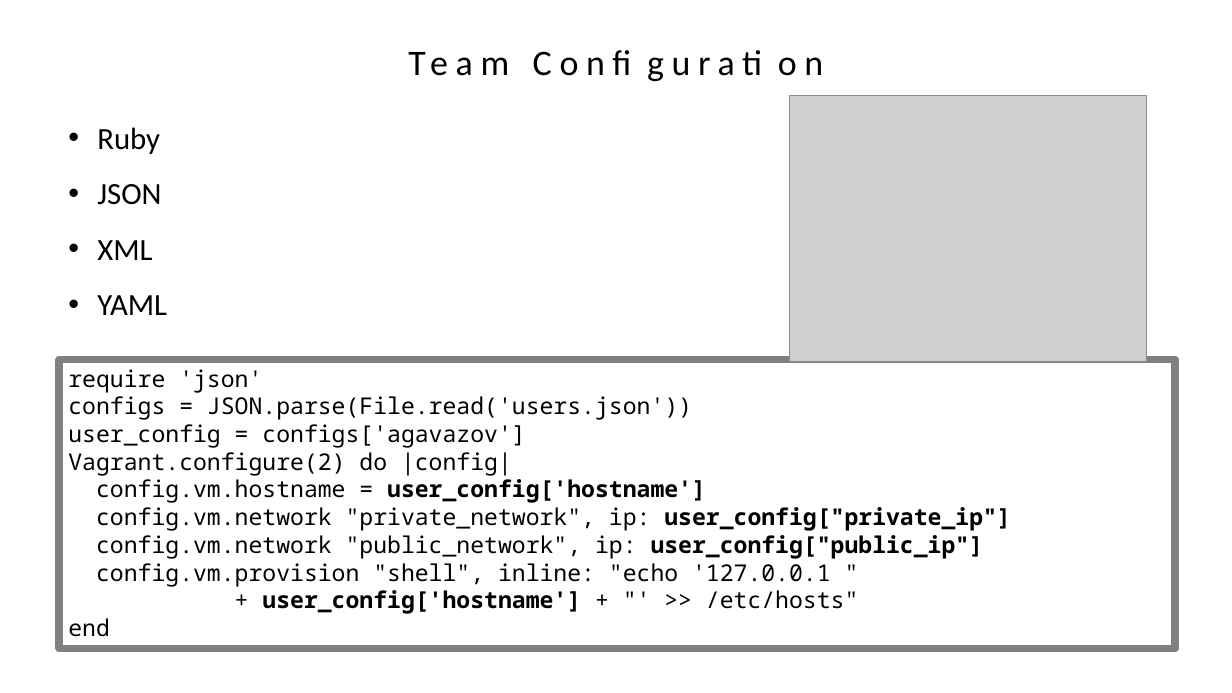
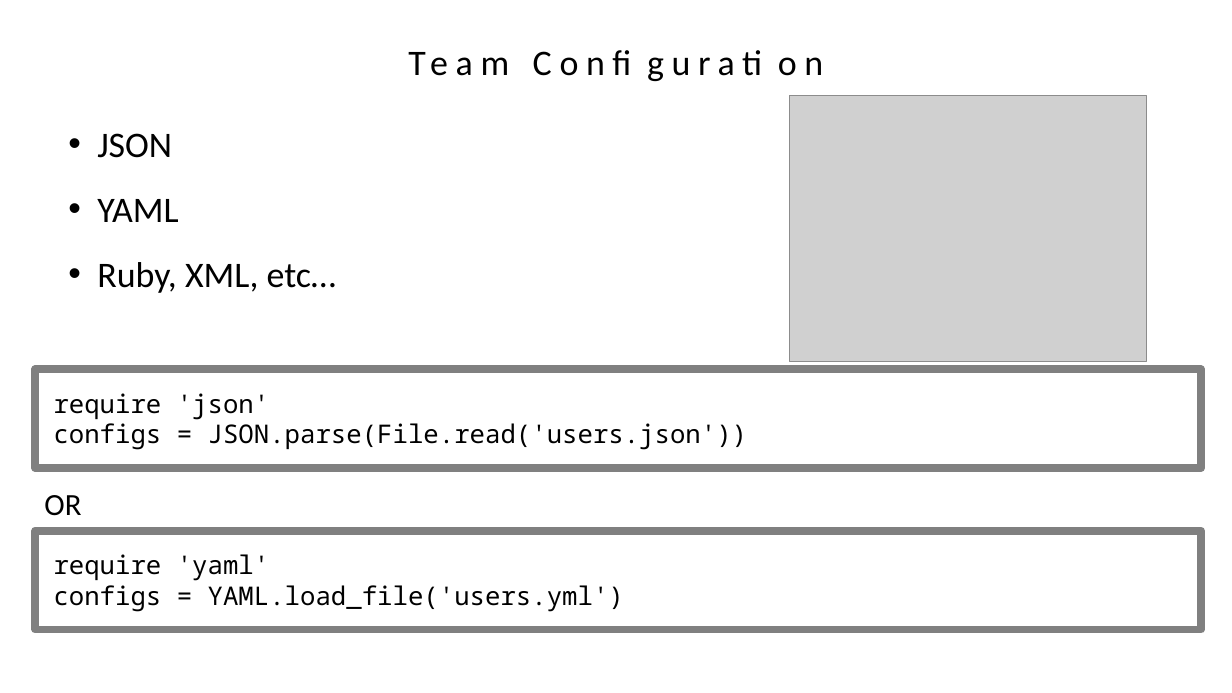
Before and after one commit to agavazov/vagrant-presentation, a slide deck: slide 19 of vagrant.pptx (slide 12 before the commit). Drawn at 1232x693 pixels with LibreOffice and Linux fonts; fonts in the diff are those of the drawing; grey boxes stand for pictures. Boxes give left, top, right and bottom in pixels: in the first picture for what was removed or moved away, otherwise in the second. Text is boxed around its words. In the diff, an @@ line names an element or a change of style, - is before the commit and + after.

Commit message:
vagrant presentation v2

```diff
--- a/vagrant.pptx
+++ b/vagrant.pptx
@@ text at bbox=[97, 127, 160, 154]: paragraph removed @@
-• Ruby
@@ text at bbox=[97, 133, 178, 222]: size 24 to 28 pt in "JSON", "YAML" @@
@@ text at bbox=[97, 240, 152, 260]: paragraph removed @@
-• XML
@@ text at bbox=[97, 262, 336, 293]: paragraph added @@
+• Ruby, XML, etc…
@@ rectangle added at bbox=[35, 370, 1202, 469], outline #808080 6 pt, 20 pt, text #000000 @@
+require 'json'
+configs = JSON.parse(File.read('users.json'))
@@ rectangle removed at bbox=[59, 360, 1175, 649] @@
-require 'json'
-configs = JSON.parse(File.read('users.json'))
-user_config = configs['agavazov']
-Vagrant.configure(2) do |config|
-config.vm.hostname = user_config['hostname']
-config.vm.network "private_network", ip: user_config["private_ip"]
-config.vm.network "public_network", ip: user_config["public_ip"]
-config.vm.provision "shell", inline: "echo '127.0.0.1 "
-+ user_config['hostname'] + "' >> /etc/hosts"
-end
@@ text added at bbox=[44, 495, 81, 516], 24 pt, text #000000 @@
+OR
@@ rectangle added at bbox=[35, 531, 1202, 629], outline #808080 6 pt, 20 pt, text #000000 @@
+require 'yaml'
+configs = YAML.load_file('users.yml')
```
Also in this commit, not shown: 10 other slides changed, 11 slides added, 6 slides removed, 21 other files.
